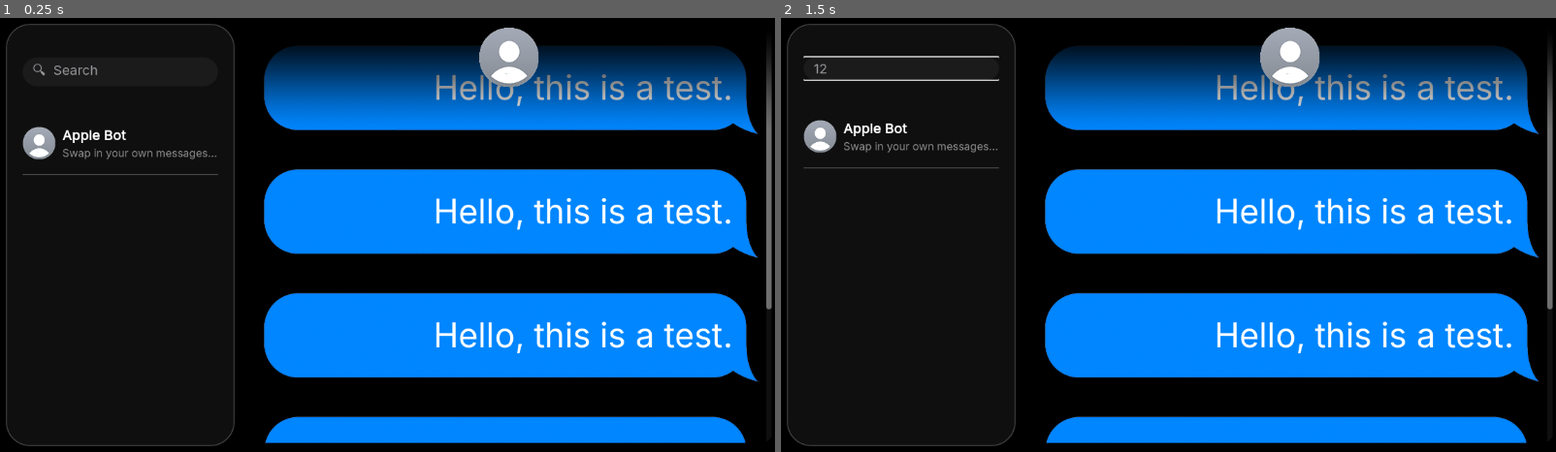
Above: before the commit, frames 1-2 (left to right).
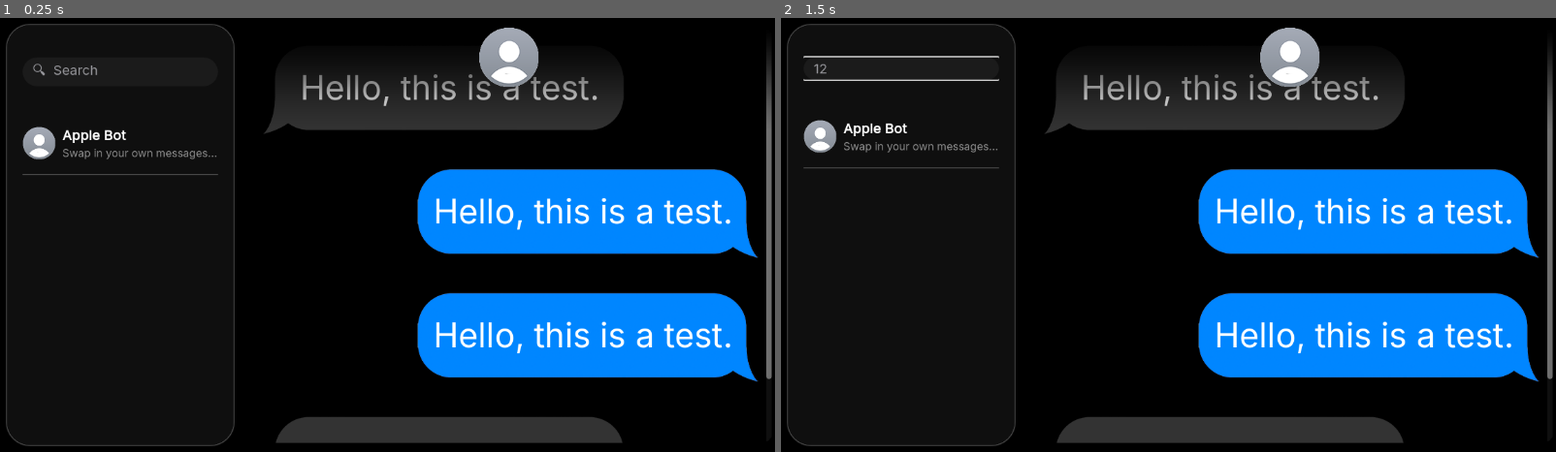
Above: after the commit, the same moments.

Repository: josephsmithberger/copy-paste-interrogate
Game: Godot game, scene res://scenes/main_window.tscn
Same seed, same stepped clock (60 frames per second), same inputs: the game is played once before the commit and once after it.
Inputs (mouse positions are in pixels of both pictures, inside the frame that each line leads up to):
- Up to frame 1 (0.25 s): no input
- Up to frame 2 (1.5 s): click (905, 70) at 0.52 s; type "12" at 0.6 s; tap Enter at 1.25 s

The runs differ from the first frame. In frame 1, 23% of the frame differs, in the area x 34-100%, y 6-98%; in frame 2, 23%.

Commit message:
NPC and USER Bubbles

Diff:
--- a/scenes/main_window.tscn
+++ b/scenes/main_window.tscn
@@ -1,8 +1,9 @@
-[gd_scene load_steps=9 format=3 uid="uid://86c4yi82mspk"]
+[gd_scene load_steps=10 format=3 uid="uid://86c4yi82mspk"]
 
 [ext_resource type="Theme" uid="uid://ylaclft01m8p" path="res://assets/ui/styling.tres" id="1_ax7xg"]
 [ext_resource type="Script" uid="uid://b27qw68lgcnix" path="res://scripts/chatlist_handler.gd" id="2_exmdq"]
-[ext_resource type="PackedScene" uid="uid://0fwgneb3lh3h" path="res://scenes/message_bubble.tscn" id="3_ax7xg"]
+[ext_resource type="PackedScene" uid="uid://0fwgneb3lh3h" path="res://scenes/user_message_bubble.tscn" id="3_ax7xg"]
+[ext_resource type="PackedScene" uid="uid://duae1fyatlplu" path="res://scenes/npc_message_bubble.tscn" id="3_exmdq"]
 [ext_resource type="Texture2D" uid="uid://cnsgc7xm8g6tv" path="res://assets/profile_icons/placeholder.png" id="3_k1aoa"]
 
 [sub_resource type="StyleBoxFlat" id="StyleBoxFlat_pp484"]
@@ -113,32 +114,18 @@
 size_flags_horizontal = 3
 size_flags_vertical = 3
 size_flags_stretch_ratio = 20.0
-alignment = 2
 
-[node name="message_bubble" parent="MarginContainer/HSplitContainer/ChatView/ScrollContainer/VBoxContainer" instance=ExtResource("3_ax7xg")]
+[node name="npc_message_bubble" parent="MarginContainer/HSplitContainer/ChatView/ScrollContainer/VBoxContainer" instance=ExtResource("3_exmdq")]
 layout_mode = 2
-size_flags_horizontal = 1
-size_flags_vertical = 1
 
-[node name="message_bubble2" parent="MarginContainer/HSplitContainer/ChatView/ScrollContainer/VBoxContainer" instance=ExtResource("3_ax7xg")]
+[node name="user_message_bubble" parent="MarginContainer/HSplitContainer/ChatView/ScrollContainer/VBoxContainer" instance=ExtResource("3_ax7xg")]
 layout_mode = 2
-size_flags_horizontal = 1
-size_flags_vertical = 1
 
-[node name="message_bubble3" parent="MarginContainer/HSplitContainer/ChatView/ScrollContainer/VBoxContainer" instance=ExtResource("3_ax7xg")]
+[node name="user_message_bubble2" parent="MarginContainer/HSplitContainer/ChatView/ScrollContainer/VBoxContainer" instance=ExtResource("3_ax7xg")]
 layout_mode = 2
-size_flags_horizontal = 1
-size_flags_vertical = 1
 
-[node name="message_bubble4" parent="MarginContainer/HSplitContainer/ChatView/ScrollContainer/VBoxContainer" instance=ExtResource("3_ax7xg")]
+[node name="npc_message_bubble2" parent="MarginContainer/HSplitContainer/ChatView/ScrollContainer/VBoxContainer" instance=ExtResource("3_exmdq")]
 layout_mode = 2
-size_flags_horizontal = 1
-size_flags_vertical = 1
-
-[node name="message_bubble5" parent="MarginContainer/HSplitContainer/ChatView/ScrollContainer/VBoxContainer" instance=ExtResource("3_ax7xg")]
-layout_mode = 2
-size_flags_horizontal = 1
-size_flags_vertical = 1
 
 [node name="Fade" type="TextureRect" parent="MarginContainer/HSplitContainer/ChatView"]
 layout_mode = 2
--- a/scenes/message_bubble.tscn
+++ b/scenes/npc_message_bubble.tscn
@@ -1,19 +1,21 @@
-[gd_scene load_steps=3 format=3 uid="uid://0fwgneb3lh3h"]
+[gd_scene load_steps=3 format=3 uid="uid://duae1fyatlplu"]
 
-[ext_resource type="Texture2D" uid="uid://bayf68ou81f2j" path="res://assets/ui/message_bubble.png" id="1_oevmw"]
-[ext_resource type="Theme" uid="uid://ylaclft01m8p" path="res://assets/ui/styling.tres" id="3_r6wk0"]
+[ext_resource type="Texture2D" uid="uid://chcme5ko1j18" path="res://assets/ui/npc_message_bubble.png" id="1_oif11"]
+[ext_resource type="Theme" uid="uid://ylaclft01m8p" path="res://assets/ui/styling.tres" id="2_i0r60"]
 
-[node name="message_bubble" type="MarginContainer"]
-anchors_preset = 15
-anchor_right = 1.0
-anchor_bottom = 1.0
-grow_horizontal = 2
+[node name="npc_message_bubble" type="MarginContainer"]
+anchors_preset = 4
+anchor_top = 0.5
+anchor_bottom = 0.5
+offset_top = -90.0
+offset_right = 544.0
+offset_bottom = 90.0
 grow_vertical = 2
-size_flags_horizontal = 8
+size_flags_horizontal = 0
 
 [node name="bubble" type="NinePatchRect" parent="."]
 layout_mode = 2
-texture = ExtResource("1_oevmw")
+texture = ExtResource("1_oif11")
 patch_margin_left = 110
 patch_margin_top = 100
 patch_margin_right = 100
@@ -23,7 +25,9 @@
 
 [node name="MarginContainer" type="MarginContainer" parent="."]
 layout_mode = 2
-theme_override_constants/margin_left = 50
+size_flags_horizontal = 0
+size_flags_vertical = 4
+theme_override_constants/margin_left = 80
 theme_override_constants/margin_top = 50
 theme_override_constants/margin_right = 50
 theme_override_constants/margin_bottom = 50
@@ -32,8 +36,7 @@
 custom_minimum_size = Vector2(1, 1)
 layout_mode = 2
 size_flags_vertical = 1
-theme = ExtResource("3_r6wk0")
+theme = ExtResource("2_i0r60")
 theme_override_font_sizes/font_size = 50
 text = "Hello, this is a test."
-horizontal_alignment = 2
 vertical_alignment = 1
--- /dev/null
+++ b/scenes/user_message_bubble.tscn
@@ -0,0 +1,46 @@
+[gd_scene load_steps=3 format=3 uid="uid://0fwgneb3lh3h"]
+
+[ext_resource type="Texture2D" uid="uid://bayf68ou81f2j" path="res://assets/ui/user_message_bubble.png" id="1_oevmw"]
+[ext_resource type="Theme" uid="uid://ylaclft01m8p" path="res://assets/ui/styling.tres" id="3_r6wk0"]
+
+[node name="user_message_bubble" type="MarginContainer"]
+anchors_preset = 6
+anchor_left = 1.0
+anchor_top = 0.5
+anchor_right = 1.0
+anchor_bottom = 0.5
+offset_left = -544.0
+offset_top = -90.0
+offset_bottom = 90.0
+grow_horizontal = 0
+grow_vertical = 2
+size_flags_horizontal = 8
+
+[node name="bubble" type="NinePatchRect" parent="."]
+layout_mode = 2
+texture = ExtResource("1_oevmw")
+patch_margin_left = 110
+patch_margin_top = 100
+patch_margin_right = 100
+patch_margin_bottom = 80
+axis_stretch_horizontal = 2
+axis_stretch_vertical = 2
+
+[node name="MarginContainer" type="MarginContainer" parent="."]
+layout_mode = 2
+size_flags_horizontal = 8
+size_flags_vertical = 4
+theme_override_constants/margin_left = 50
+theme_override_constants/margin_top = 50
+theme_override_constants/margin_right = 50
+theme_override_constants/margin_bottom = 50
+
+[node name="message" type="Label" parent="MarginContainer"]
+custom_minimum_size = Vector2(1, 1)
+layout_mode = 2
+size_flags_vertical = 1
+theme = ExtResource("3_r6wk0")
+theme_override_font_sizes/font_size = 50
+text = "Hello, this is a test."
+horizontal_alignment = 2
+vertical_alignment = 1
Binary file added: assets/ui/npc_message_bubble.png
Not shown, added: assets/ui/npc_message_bubble.png.import
Renamed: assets/ui/message_bubble.png -> assets/ui/user_message_bubble.png
Not shown, changed: assets/ui/user_message_bubble.png.import
Not shown, changed: assets/.DS_Store
